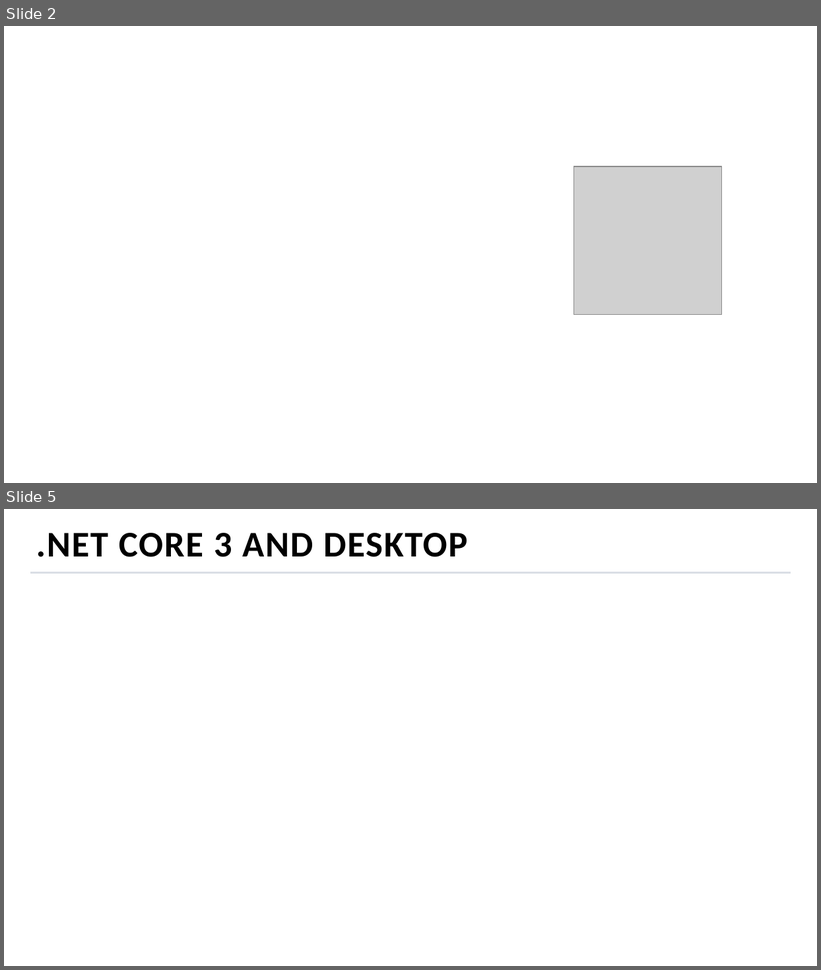
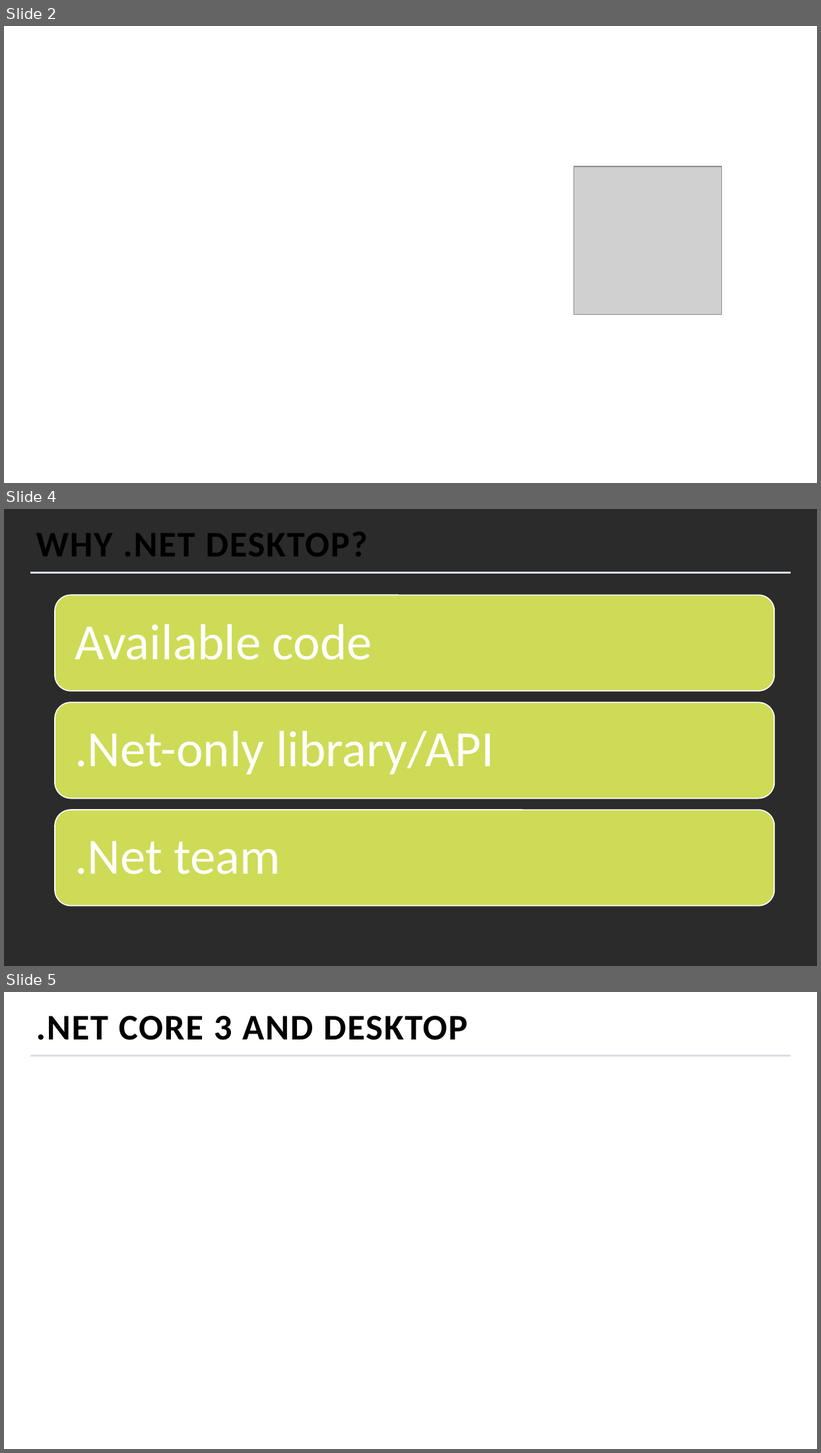
Before and after one commit to MihailRomanov/TechTalks_GUI_in_Net, a slide deck: presentation.pptx. Shown one above the other, each under a label of ours: slides 2 and 5 before the commit, slides 2, 4 and 5 after it; the slides between them are not shown. The pictures are 821x970 and 821x1453 pixels, drawn with LibreOffice and Linux fonts; fonts in the diff are those of the drawing; grey boxes stand for pictures; background and template pictures are left out; a plain dark background stands for a picture behind light text. Boxes give left, top, right and bottom in pixels: in the first picture for what was removed or moved away, otherwise in the second. Text is boxed around its words. In the diff, an @@ line names an element or a change of style, - is before the commit and + after.

```diff
--- a/presentation.pptx
+++ b/presentation.pptx
@@ slide 4 added at bbox=[4, 509, 817, 966], background picture (left out); not listed: 1 template element that a slide beside it also shows @@
@@ title added at bbox=[36, 532, 368, 557], 32 pt, text #000000, bold @@
+WHY .NET DESKTOP?
@@ group added at bbox=[54, 595, 774, 906]: 3 rounded rectangles, 3 texts @@
+Available code
+.Net-only library/API
+.Net team
```
Also in this commit, not shown: 3 slides changed, 1 other slide added, 2 slides removed.
